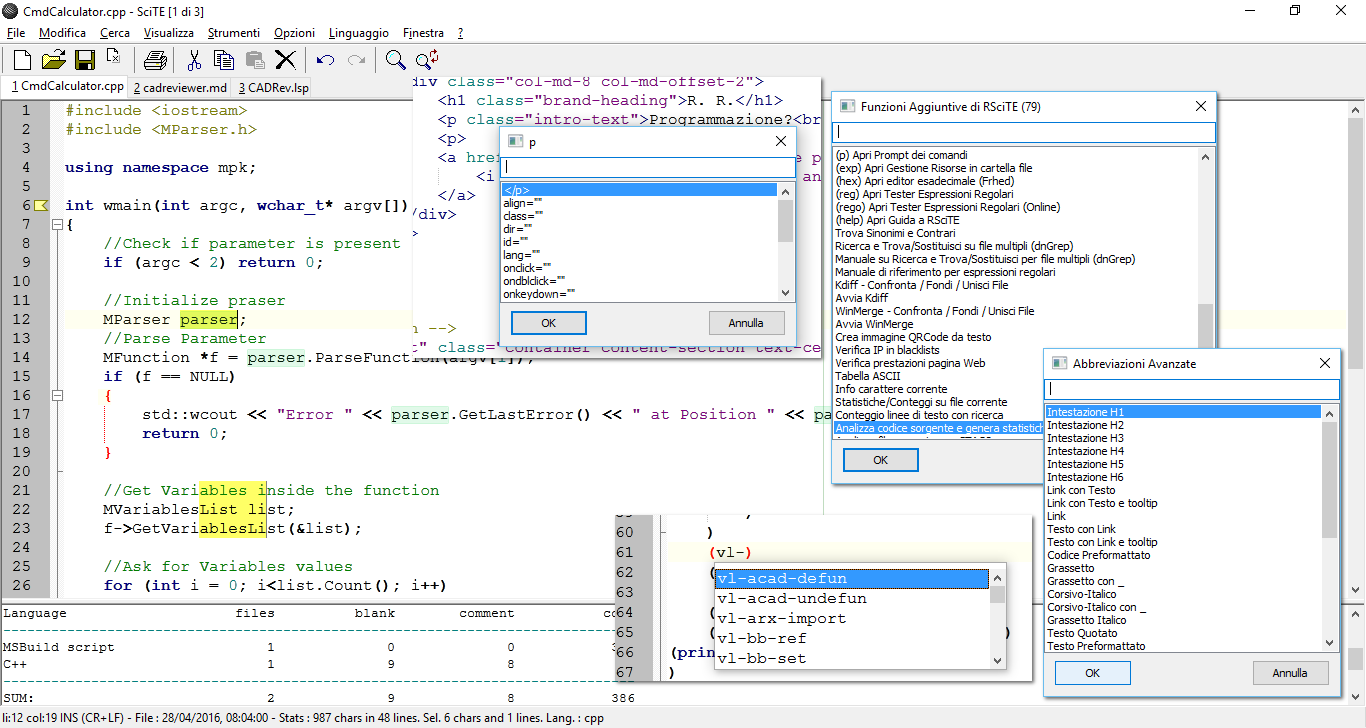
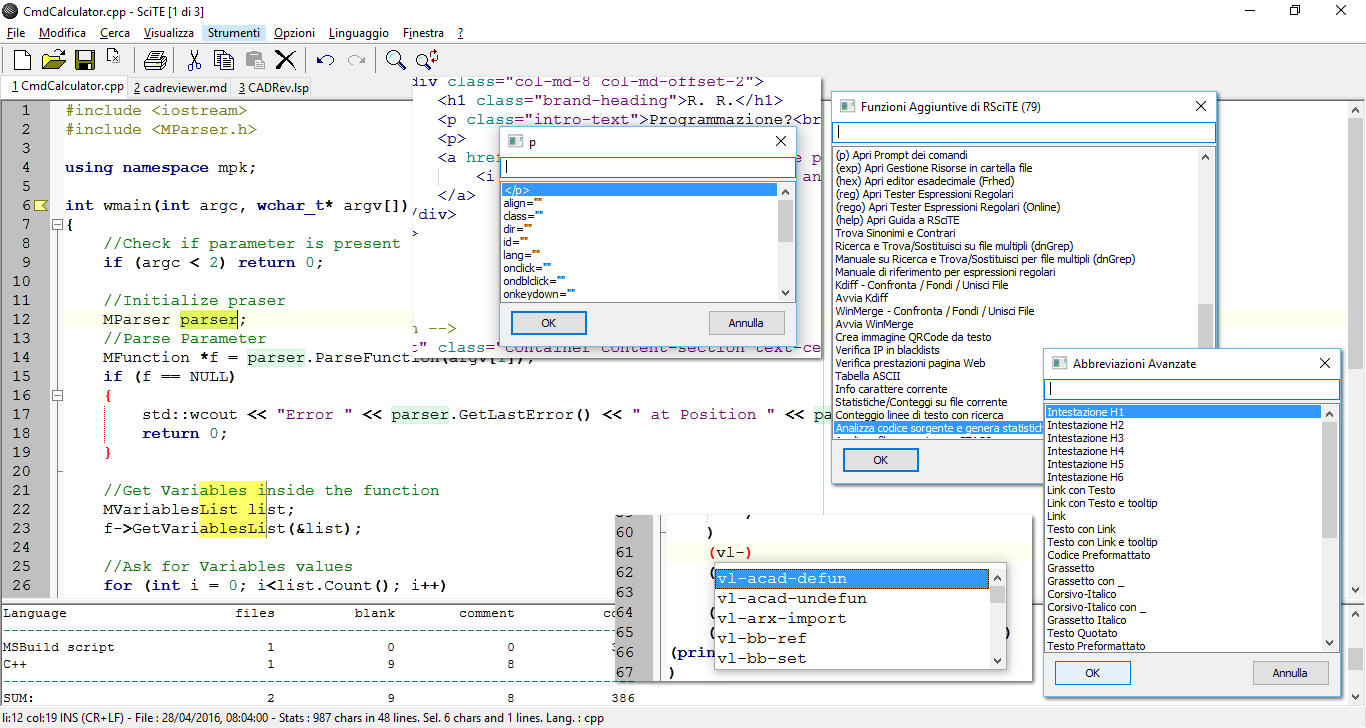
Revision of a layered 1366 x 728 image; what changed, layer by layer:
added layer "strumenti #1" in group "base" over [202, 25, 266, 41]
